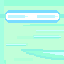
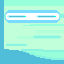
Revision of a layered 64x64 image; what changed, layer by layer:
painted on "Paint Layer 1" over [0, 0, 64, 64]
